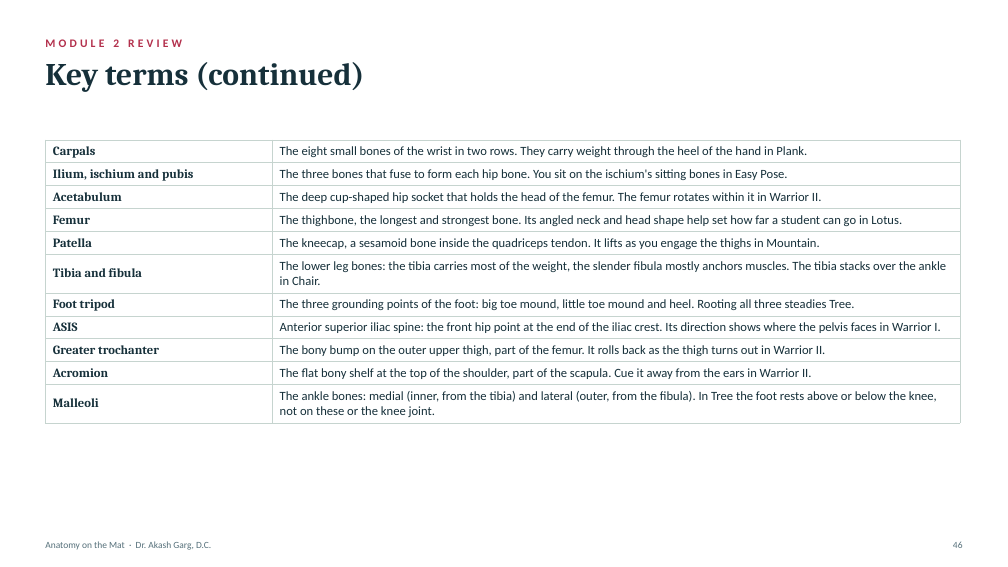
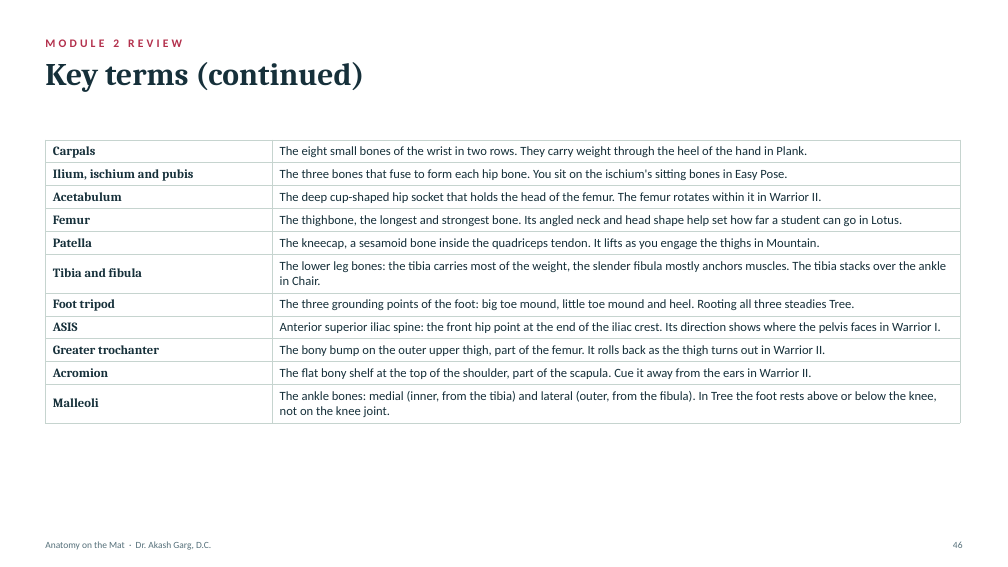
Before and after one commit to Kashee12345/anatomy-on-the-mat, a slide deck: slide 46 of decks/Module_2_The_Skeleton_for_Yoga_Teachers.pptx. Drawn at 1008x567 pixels with LibreOffice and Linux fonts; fonts in the diff are those of the drawing. Boxes give left, top, right and bottom in pixels: in the first picture for what was removed or moved away, otherwise in the second. Text is boxed around its words. In the diff, an @@ line names an element or a change of style, - is before the commit and + after.

```diff
--- a/decks/Module_2_The_Skeleton_for_Yoga_Teachers.pptx
+++ b/decks/Module_2_The_Skeleton_for_Yoga_Teachers.pptx
@@ table at box(45, 140, 960, 421) @@
-row 11, column 2: The ankle bones: medial (inner, from the tibia) and lateral (outer, from the fibula). In Tree the foot rests above or below the knee, not on these or the knee joint.
+row 11, column 2: The ankle bones: medial (inner, from the tibia) and lateral (outer, from the fibula). In Tree the foot rests above or below the knee, not on the knee joint.
```
Also in this commit, not shown: 3 other files.
